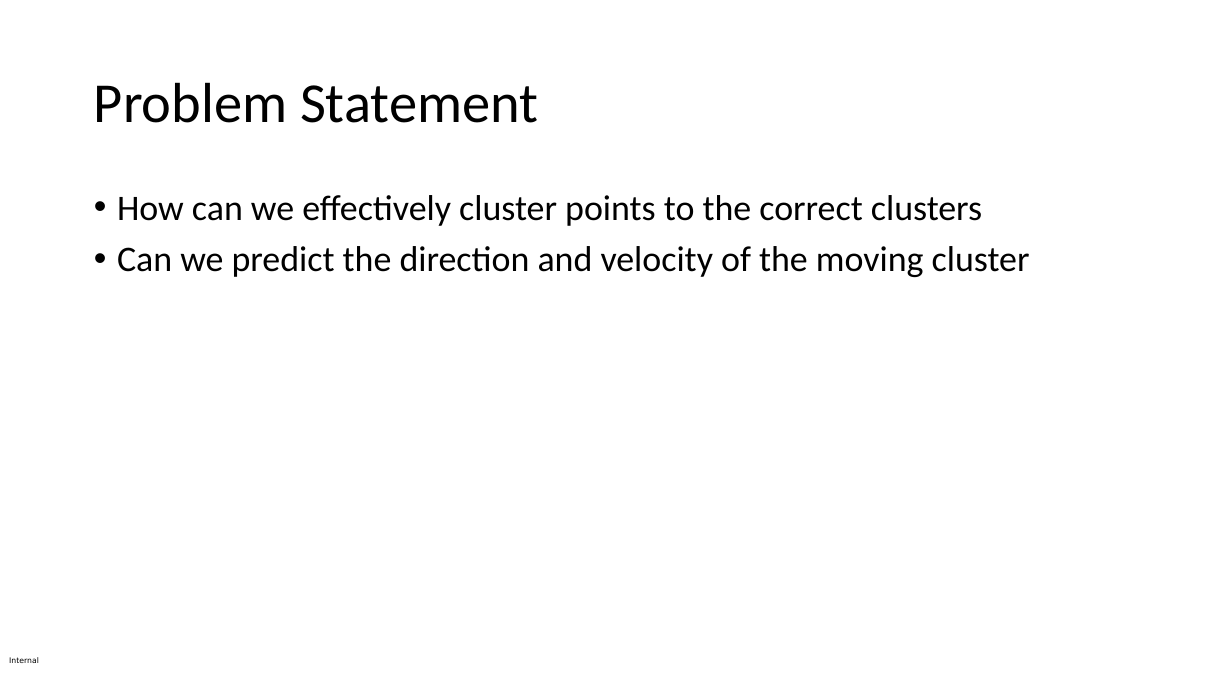
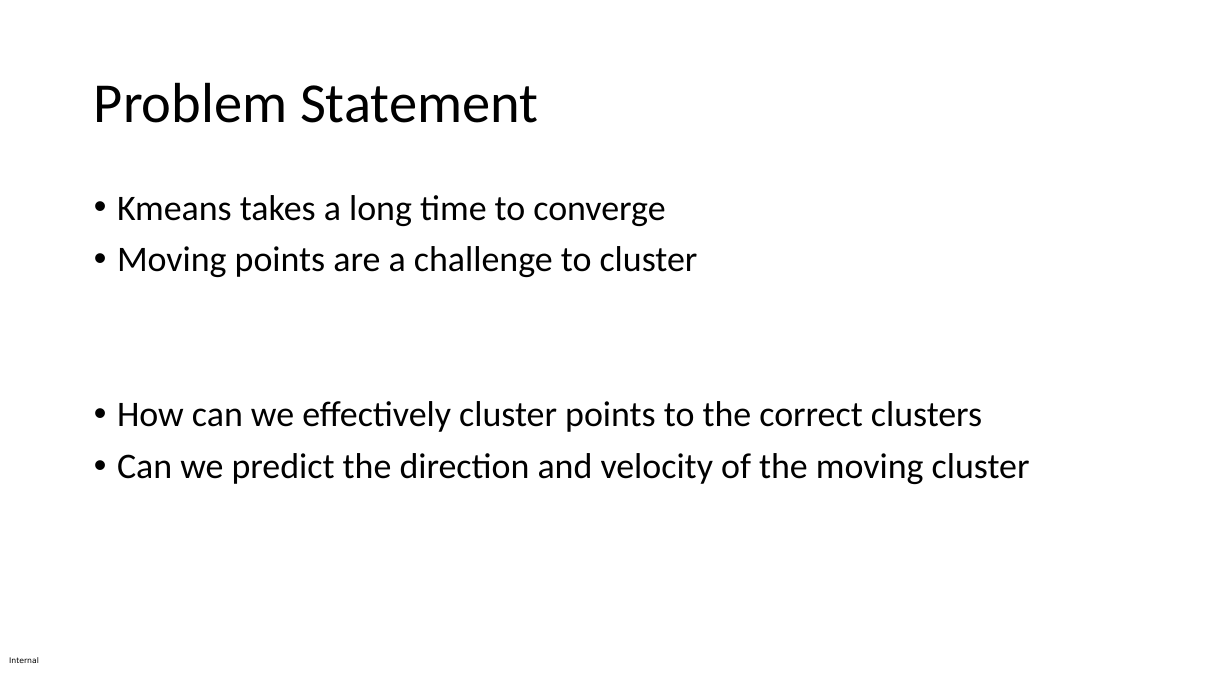
Before and after one commit to darveenvijayan/KMEANS, a slide deck: slide 3 of rpd.pptx. Drawn at 1232x693 pixels with LibreOffice and Linux fonts; fonts in the diff are those of the drawing. Boxes give left, top, right and bottom in pixels: in the first picture for what was removed or moved away, otherwise in the second. Text is boxed around its words. In the diff, an @@ line names an element or a change of style, - is before the commit and + after.

```diff
--- a/rpd.pptx
+++ b/rpd.pptx
@@ text at bbox=[117, 195, 698, 277]: paragraphs added @@
+• Kmeans takes a long time to converge
+• Moving points are a challenge to cluster
```
Also in this commit, not shown: 1 other slide changed, 1 slide added, 1 slide removed, 1 other file.
